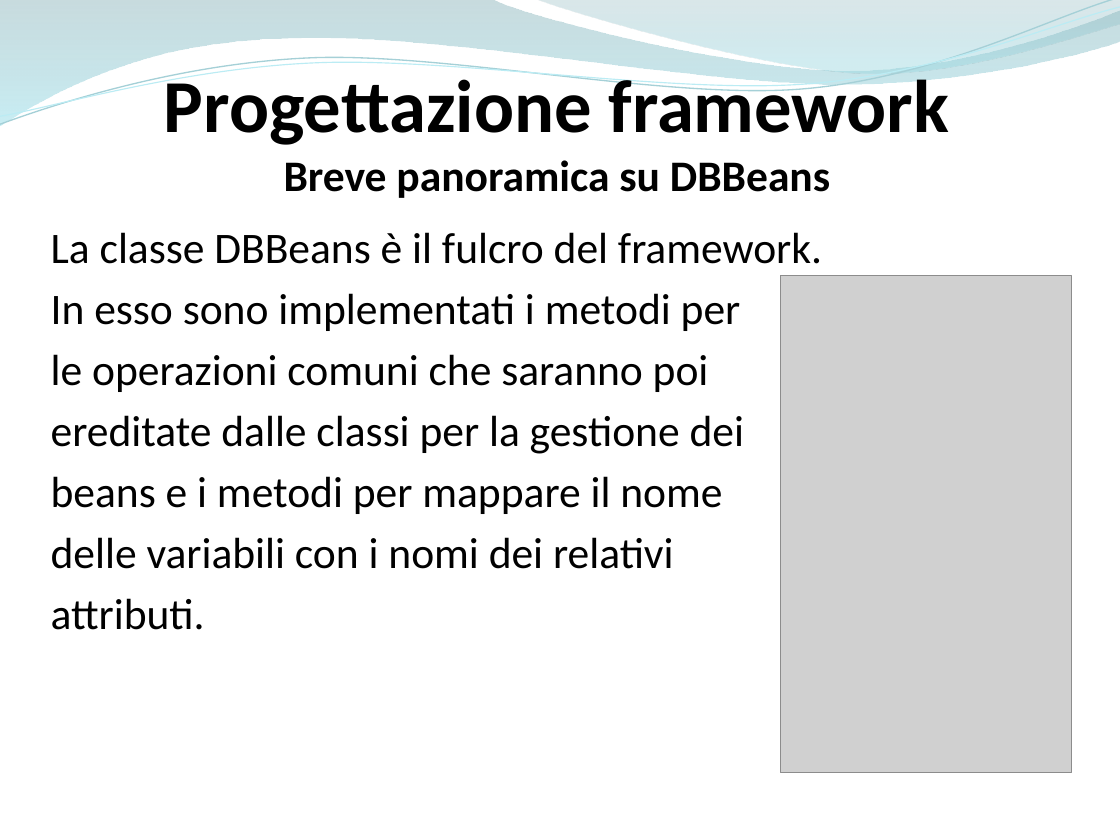
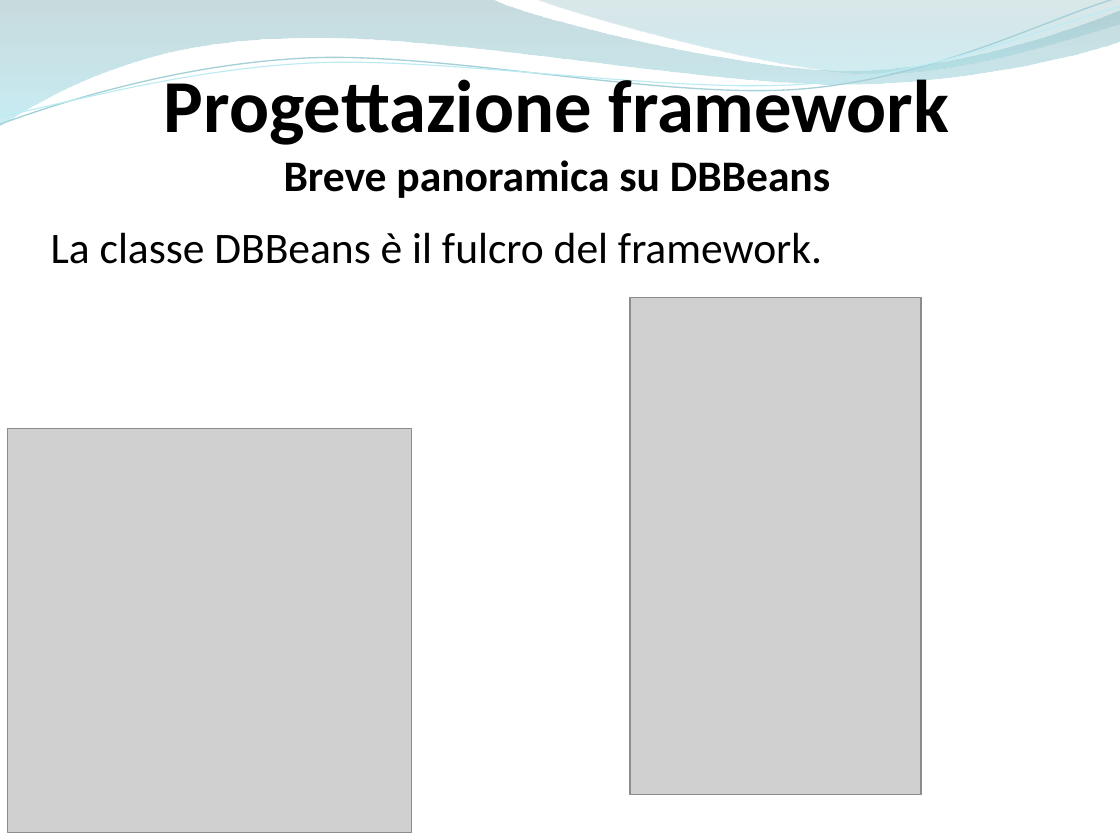
Before and after one commit to ammirate/at-silo, a slide deck: slide 65 of Presentazione/Atsilo1/[BOZZA] Atsilo_A_PresentazioneFinale copia.pptx. Drawn at 1120x840 pixels with LibreOffice and Linux fonts; fonts in the diff are those of the drawing; grey boxes stand for pictures. Boxes give left, top, right and bottom in pixels: in the first picture for what was removed or moved away, otherwise in the second. Text is boxed around its words. In the diff, an @@ line names an element or a change of style, - is before the commit and + after.

```diff
--- a/Presentazione/Atsilo1/[BOZZA] Atsilo_A_PresentazioneFinale copia.pptx
+++ b/Presentazione/Atsilo1/[BOZZA] Atsilo_A_PresentazioneFinale copia.pptx
@@ text at [51, 293, 744, 630]: paragraphs removed @@
-In esso sono implementati i metodi per
-le operazioni comuni che saranno poi
-ereditate dalle classi per la gestione dei
-beans e i metodi per mappare il nome
-delle variabili con i nomi dei relativi
-attributi.
@@ picture: place and size @@
-picture at [781, 276, 1072, 773]
+picture at [631, 298, 922, 795]
@@ picture added at [8, 429, 411, 832] @@
```
Also in this commit, not shown: 1 other slide changed.
